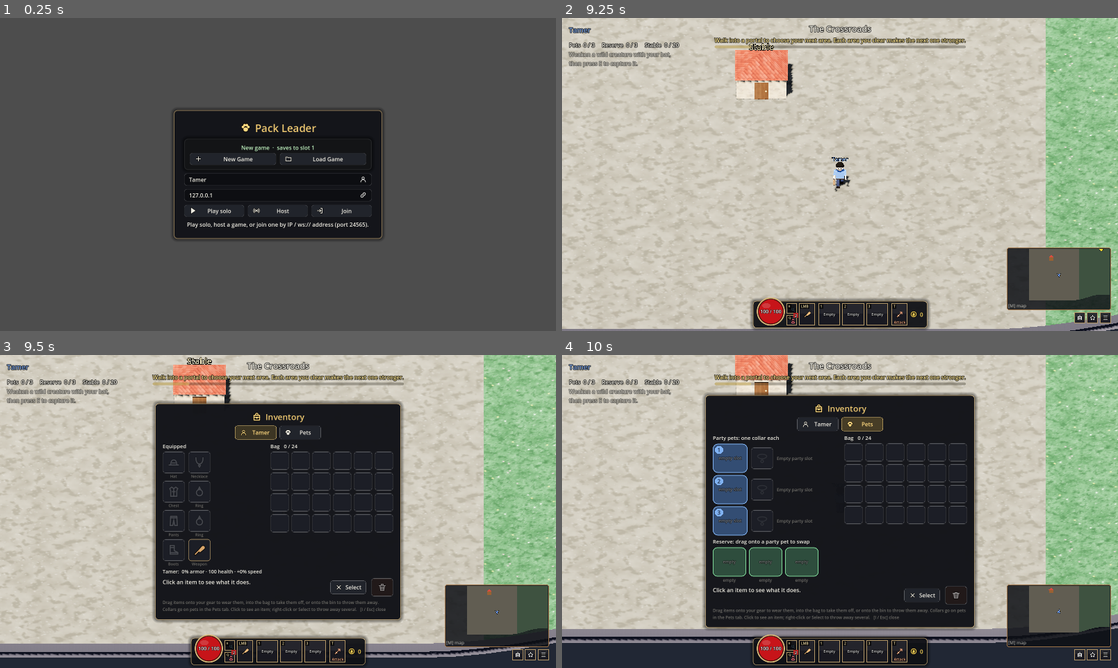
Above: before the commit, frames 1-4 (two rows, left to right).
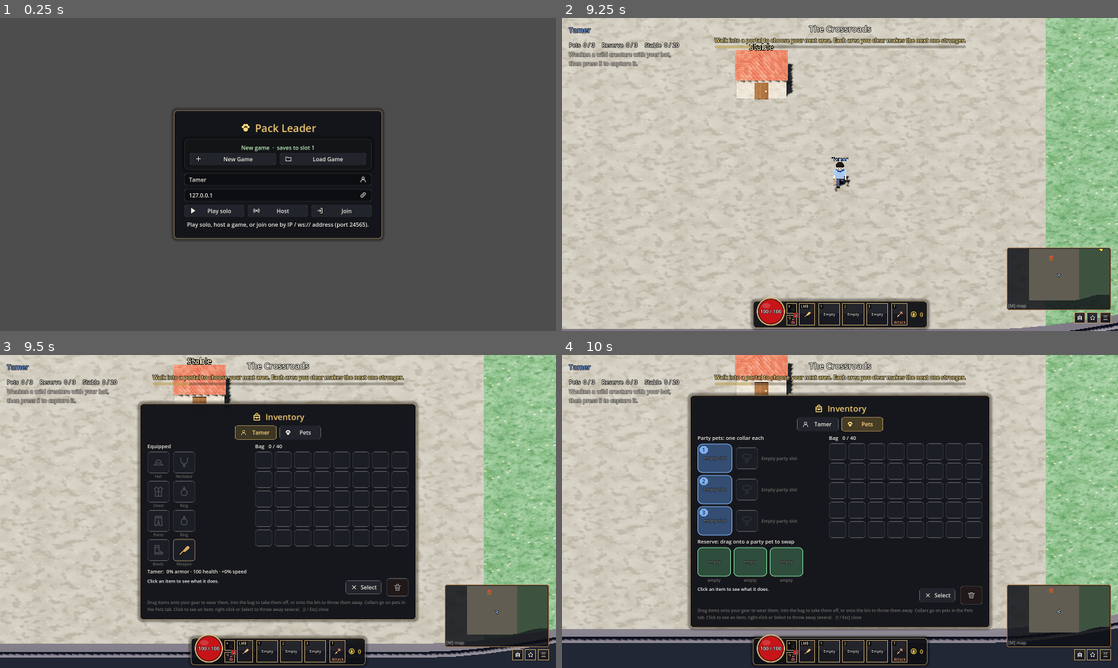
Above: after the commit, the same moments.

Repository: stealer999-design/Pack-Leader
Game: Godot game, scene res://scenes/main.tscn
Two runs of this game, one before a commit and one after it. Both use one fixed random seed, a clock stepped at 60 frames per second and the inputs below.
Inputs (mouse positions are in pixels of both pictures, inside the frame that each line leads up to):
- Up to frame 1 (0.25 s): no input
- Up to frame 2 (9.25 s): click "Load Game" at 0.5 s; click "Back" at 1.25 s; click "New Game" at 2 s; click "New Game" at 2.75 s; click "Play solo" at 3.5 s; tap E (capture) at 4.25, 5, 5.75, 7.25, 8 s; drag from (789, 309) to (895, 105) at 4.27 s; drag from (789, 321) to (812, 237) at 5.02 s; move the mouse to (806, 315) at 5.77 s; hold D (move_right) 5.78-6.5 s; hold E (capture) 5.78-6.5 s; tap Q (potion) at 5.85 s; click (806, 315) at 5.92 s; drag from (828, 315) to (673, 127) at 6.52 s; drag from (828, 312) to (867, 174) at 7.27 s; drag from (851, 315) to (756, 96) at 8.02 s; move the mouse to (851, 312) at 8.77 s; hold S (move_down) from 8.78 s (still down); tap Space (dash) at 8.85 s; click (851, 312) at 8.92 s; tap F (interact) at 9.05 s
- Up to frame 3 (9.5 s): keep holding S (move_down); tap I (inventory) at 9.4 s
- Up to frame 4 (10 s): release S (move_down) at 9.5 s; click "Pets" at 9.5 s

Frames 1-2 are identical in both runs. In frame 3, 7.1% of the frame differs, in the area x 24-76%, y 14-86%; in frame 4, 9.3%, in the area x 22-78%, y 12-88%.

Commit message:
Gear system stage 3: comparison, upgrade arrows, bigger bag, stash chest
Bag items better than what's worn (tamer or a pet's collar) get a green
arrow; selecting one shows each stat that would change, gains green and
losses red. The bag grows to 40 places. Every village and town square has a
stash chest (F) with 40 places, saved between runs.

Co-Authored-By: Claude Opus 5.5 <noreply@anthropic.com>
Claude-Session: https://claude.ai/code/session_01SHXn7uzAhXhqkDiK48VPSa

Diff:
--- a/scripts/hud.gd
+++ b/scripts/hud.gd
@@ -12,6 +12,7 @@
 var mini_map: MiniMap
 var bat_shop_panel: PanelContainer
 var breeder_window: BreederWindow
+var stash_window: StashWindow
 var pause_menu: PauseMenu
 var inventory_window: InventoryWindow
 ## The action bar along the bottom (health, potion, capture, bat, pets, buttons).
@@ -72,6 +73,10 @@
 	breeder_window.theme = shop_panel.theme
 	breeder_window.add_theme_stylebox_override("panel", shop_panel.get_theme_stylebox("panel"))
 	add_child(breeder_window)
+	stash_window = StashWindow.new()
+	stash_window.theme = shop_panel.theme
+	stash_window.add_theme_stylebox_override("panel", shop_panel.get_theme_stylebox("panel"))
+	add_child(stash_window)
 	inventory_window = InventoryWindow.new()
 	add_child(inventory_window)
 	_build_travel_window()
@@ -97,6 +102,7 @@
 	mini_map.player = player
 	breeder_window.player = player
 	inventory_window.bind(player)
+	stash_window.bind(player)
 	action_bar.player = player
 	name_label.text = player.display_name
 	name_label.modulate = player.color.lightened(0.3)
@@ -128,15 +134,20 @@
 	var near_breeder := _player.world.is_near_breeder(_player.global_position)
 	if breeder_window.visible and not near_breeder:
 		breeder_window.hide()
-	interact_label.visible = (near_stable or near_shop or near_bat_shop or near_breeder) and not is_window_open()
+	var near_stash := _player.world.is_near_stash(_player.global_position)
+	if stash_window.visible and not near_stash:
+		stash_window.hide()
+	interact_label.visible = (near_stable or near_shop or near_bat_shop or near_breeder or near_stash) and not is_window_open()
 	if near_stable:
 		interact_label.text = "[F]  Open stable"
 	elif near_shop:
 		interact_label.text = "[F]  Visit the lemonade stand"
 	elif near_bat_shop:
 		interact_label.text = "[F]  Visit the bat shop"
+	elif near_breeder:
+		interact_label.text = "[F]  Visit the breeder"
 	else:
-		interact_label.text = "[F]  Visit the breeder"
+		interact_label.text = "[F]  Open your stash"
 	if shop_panel.visible:
 		_update_shop()
 	if bat_shop_panel.visible:
@@ -315,7 +326,8 @@
 
 func is_window_open() -> bool:
 	return stable_panel.visible or shop_panel.visible or skill_window.visible or bat_shop_panel.visible \
-			or breeder_window.visible or pause_menu.visible or inventory_window.visible or travel_window.visible
+			or breeder_window.visible or pause_menu.visible or inventory_window.visible or travel_window.visible \
+			or stash_window.visible
 
 
 func close_windows() -> void:
@@ -324,6 +336,7 @@
 	skill_window.hide()
 	bat_shop_panel.hide()
 	breeder_window.hide()
+	stash_window.hide()
 	inventory_window.hide()
 	travel_window.hide()
 
@@ -369,6 +382,10 @@
 
 func open_breeder() -> void:
 	breeder_window.open()
+
+
+func open_stash() -> void:
+	stash_window.open()
 
 
 func open_bat_shop() -> void:
@@ -465,7 +482,7 @@
 	box.add_child(_bat_buy_button)
 	# Selling gear: the bag, click items to mark them, then sell.
 	var sell_title := Label.new()
-	sell_title.text = "Sell gear: click items in your bag to mark them   (Common 1, Fine 2, Superior 3, Legendary 5 coins)"
+	sell_title.text = "Sell gear: click items in your bag to mark them   (Normal 1, Magic 3, Rare 8 coins, +1 per 20 item levels)"
 	sell_title.add_theme_font_size_override("font_size", 14)
 	box.add_child(sell_title)
 	var grid := GridContainer.new()
@@ -477,7 +494,7 @@
 		var slot := InventoryWindow.ItemSlot.new()
 		slot.bag_index = i
 		slot.no_drag = true
-		slot.custom_minimum_size = Vector2(58, 58)
+		slot.custom_minimum_size = Vector2(50, 50)
 		slot.clicked.connect(func(s, _double: bool) -> void:
 			if s.item.is_empty():
 				return
--- a/scripts/inventory_window.gd
+++ b/scripts/inventory_window.gd
@@ -12,8 +12,8 @@
 ## the moving (Player.request_*).
 
 const EQUIP_SIZE := Vector2(64, 64)
-const BAG_SIZE := Vector2(54, 54)
-const BAG_COLUMNS := 6
+const BAG_SIZE := Vector2(50, 50)
+const BAG_COLUMNS := 8
 
 var player: Player
 
@@ -21,7 +21,8 @@
 var _bag_slots: Array[ItemSlot] = []
 var _armor: Label
 var _bag_title: Label
-var _details: Label
+var _details: RichTextLabel
+var _compare: RichTextLabel
 var _bin: ItemSlot
 var _discard_dialog: ConfirmationDialog
 var _discard_indices: Array[int] = []
@@ -194,11 +195,24 @@
 	var bottom := HBoxContainer.new()
 	bottom.add_theme_constant_override("separation", 14)
 	box.add_child(bottom)
-	_details = Label.new()
+	_details = RichTextLabel.new()
+	_details.bbcode_enabled = true
+	_details.fit_content = true
+	_details.scroll_active = false
 	_details.custom_minimum_size = Vector2(0, 54)
 	_details.autowrap_mode = TextServer.AUTOWRAP_WORD_SMART
 	_details.size_flags_horizontal = Control.SIZE_EXPAND_FILL
+	_details.add_theme_font_size_override("normal_font_size", 13)
 	bottom.add_child(_details)
+	# Beside it: how a bag item compares with what it would replace.
+	_compare = RichTextLabel.new()
+	_compare.bbcode_enabled = true
+	_compare.fit_content = true
+	_compare.scroll_active = false
+	_compare.autowrap_mode = TextServer.AUTOWRAP_WORD_SMART
+	_compare.size_flags_horizontal = Control.SIZE_EXPAND_FILL
+	_compare.add_theme_font_size_override("normal_font_size", 13)
+	bottom.add_child(_compare)
 	_select_button = _small_button("Select", "close", "Mark items to throw away together (or right-click an item)")
 	_select_button.toggle_mode = true
 	_select_button.toggled.connect(_set_selecting)
@@ -258,6 +272,7 @@
 	var used := 0
 	for item_slot in _bag_slots:
 		item_slot.item = player.bag[item_slot.bag_index] if item_slot.bag_index < player.bag.size() else {}
+		item_slot.upgrade = is_upgrade(item_slot.item)
 		if not item_slot.item.is_empty():
 			used += 1
 	_bag_title.text = "Bag   %d / %d" % [used, ItemDB.BAG_SIZE]
@@ -505,6 +520,7 @@
 
 
 func _update_details() -> void:
+	_compare.text = ""
 	if _selecting:
 		_details.text = "%d marked" % _marked.size()
 		return
@@ -515,13 +531,62 @@
 	if item.type == "bat":
 		_details.text = "%s\nHits for %d. Upgrade it at the Bat Shop in the village." % [item.name, roundi(item.damage)]
 		return
-	_details.text = ItemDB.describe(item)
-	if _selected.bag_index >= 0 and ItemDB.is_collar(item) and not _pets_column.visible:
-		_details.text += "\n(Open the Pets tab to put it on a pet.)"
-	elif _selected.bag_index >= 0:
-		var worn: Dictionary = player.equipment.get(ItemDB.default_slot(item), {})
-		if not worn.is_empty():
-			_details.text += "\n(wearing: %s, %s)" % [ItemDB.display_name(worn), ItemDB.effect(worn, ", ")]
+	_details.text = "[color=#%s]%s[/color]" % [ItemDB.rarity_color(item).to_html(false), ItemDB.describe(item)]
+	if _selected.bag_index >= 0:
+		var against := worn_to_compare(item)
+		if not against.is_empty():
+			_compare.text = compare_text(item, against.item, against.name)
+		if ItemDB.is_collar(item) and not _pets_column.visible:
+			_details.text += "\n(Open the Pets tab to put it on a pet.)"
+
+
+## What a bag item would replace, to compare it with: {item, name} (the worn
+## piece in its slot, the weaker ring, or the worst collar among the pets who
+## can wear it), or {} if nothing is worn there.
+func worn_to_compare(item: Dictionary) -> Dictionary:
+	if ItemDB.is_collar(item):
+		var worst := {}
+		for pet in player.world.get_pets(player.peer_id):
+			if ItemDB.fits_pet(item, pet.species) and (worst.is_empty()
+					or ItemDB.power(pet.collar) < ItemDB.power(worst.item)):
+				worst = {"item": pet.collar, "name": "%s's collar" % pet.title()}
+		return worst
+	var slot := ItemDB.default_slot(item)
+	var worn: Dictionary = player.equipment.get(slot, {})
+	if slot == "ring1":
+		var other: Dictionary = player.equipment.get("ring2", {})
+		if other.is_empty() or (not worn.is_empty() and ItemDB.power(other, _party_classes()) < ItemDB.power(worn, _party_classes())):
+			worn = other
+	return {"item": worn, "name": ItemDB.display_name(worn) if not worn.is_empty() else "nothing"}
+
+
+## "Compared with your Leather Jacket:" and a green or red line per stat that changes.
+static func compare_text(item: Dictionary, worn: Dictionary, worn_name: String) -> String:
+	var lines := ["[color=#9aa4b2]Instead of %s:[/color]" % worn_name]
+	var changes := ItemDB.compare(item, worn)
+	if changes.is_empty():
+		lines.append("[color=#9aa4b2]no change[/color]")
+	for change in changes:
+		lines.append("[color=%s]%s[/color]" % ["#6fdc7a" if change[1] > 0.0 else "#ff7a6e", change[0]])
+	return "\n".join(lines)
+
+
+## True if a bag item would be an upgrade for the tamer or one of the pets.
+func is_upgrade(item: Dictionary) -> bool:
+	if not ItemDB.is_item(item):
+		return false
+	var classes := _party_classes()
+	var against := worn_to_compare(item)
+	if against.is_empty():
+		return false
+	return ItemDB.power(item, classes) > ItemDB.power(against.item, classes) + 0.5
+
+
+func _party_classes() -> Array:
+	var out := []
+	for pet in player.world.get_pets(player.peer_id):
+		out.append(pet.species.pet_class())
+	return out
 
 
 func _heading(text: String) -> Label:
@@ -565,6 +630,12 @@
 		set(v):
 			if v != selected:
 				selected = v
+				queue_redraw()
+	## A green arrow in the corner: better than what's worn (see InventoryWindow.is_upgrade).
+	var upgrade := false:
+		set(v):
+			if v != upgrade:
+				upgrade = v
 				queue_redraw()
 
 	func _ready() -> void:
@@ -672,6 +743,10 @@
 					Color(0, 0, 0, 0.8))
 			draw_string(font, Vector2(5, size.y - 5), str(int(item.ilvl)), HORIZONTAL_ALIGNMENT_LEFT, -1, 12,
 					ItemDB.rarity_color(item))
+		if upgrade and not marked:  # better than what's worn: a green arrow, top right
+			var tip := Vector2(size.x - 9, 4)
+			draw_colored_polygon(PackedVector2Array([tip, tip + Vector2(6, 8), tip + Vector2(-6, 8)]), Color(0.45, 0.95, 0.5))
+			draw_rect(Rect2(tip + Vector2(-2.5, 8), Vector2(5, 6)), Color(0.45, 0.95, 0.5))
 		if marked:  # marked to throw away: red, with a cross in the corner
 			var mark := StyleBoxFlat.new()
 			mark.bg_color = Color(0.8, 0.15, 0.1, 0.3)
--- a/scripts/item_db.gd
+++ b/scripts/item_db.gd
@@ -19,7 +19,9 @@
 ## Items saved by older versions are converted by clean() (see _convert_v1).
 
 const VERSION := 2
-const BAG_SIZE := 24
+const BAG_SIZE := 40
+## Places in the stash chest in town (kept between runs, see Player.stash).
+const STASH_SIZE := 40
 const MAX_ILVL := 80
 ## Equipment slots, in display order.
 const SLOTS := ["weapon", "chest", "pants", "hat", "boots", "ring1", "ring2", "necklace"]
@@ -491,6 +493,103 @@
 	return "\n".join(lines)
 
 
+# --- Comparing items ---------------------------------------------------------------
+
+## Everything an item gives, as {key: amount}, for comparing two items of the
+## same slot. Tamer gear: its stats() keys, plus "cls:<class>:<stat>" for class
+## affixes. Collars: skill-tree stats for the pet wearing it (and "skills").
+static func summary(item: Dictionary) -> Dictionary:
+	if not is_item(item):
+		return {}
+	if is_collar(item):
+		var out := {}
+		for stat: String in item.base:
+			out[stat] = out.get(stat, 0) + int(item.base[stat])
+		for id: String in item.affixes:
+			var stat: String = PET_AFFIX_STAT.get(id, id.substr(4) if id.begins_with("cls_") else "")
+			if stat != "":
+				out[stat] = out.get(stat, 0) + int(item.affixes[id])
+		return out
+	var out := stats(item)
+	out.erase("pet_poison_resist")  # shown once, as "Tamer and pets"
+	for id: String in item.affixes:
+		if id.begins_with("cls_") and is_rolled(item):
+			out["cls:%s:%s" % [item["class"], id.substr(4)]] = int(item.affixes[id])
+	return out
+
+
+## Words for one summary() entry ("Pets: deal 7% more damage"); a negative
+## value reads "Lose: ..." with the amount lost.
+static func summary_text(key: String, value: int, collar: bool) -> String:
+	if value < 0:
+		return "Lose: " + _summary_words(key, -value, collar)
+	return _summary_words(key, value, collar)
+
+
+static func _summary_words(key: String, value: int, collar: bool) -> String:
+	if collar:
+		if key == "skills":
+			return "This pet: +%d to every skill rank" % value
+		if PET_TEXT.has(key):
+			return PET_TEXT[key] % ["This pet", value]
+		return "This pet: " + PetSkills.STAT_TEXT.get(key, key + " %d") % value
+	if key.begins_with("cls:"):
+		var bits := key.split(":")
+		var pets: String = PET_GEAR.get(bits[1], {}).get("pets", "pets")
+		if bits[2] == "skills":
+			return "Your %s: +%d to every skill rank" % [pets, value]
+		var words: String = PetSkills.STAT_TEXT.get(bits[2], bits[2] + " %d").replace("takes ", "take ")
+		return "Your %s: %s" % [pets, words % value]
+	if key.begins_with("pet_") and PET_TEXT.has(key.substr(4)):
+		return PET_TEXT[key.substr(4)] % ["Pets", value]
+	return TAMER_TEXT.get(key, key + " %d") % value
+
+
+## What changes if `new` replaces `old`: one line per stat that differs, as
+## [words, change] (change > 0 = better), biggest gains first.
+static func compare(new: Dictionary, old: Dictionary) -> Array:
+	var a := summary(new)
+	var b := summary(old)
+	var collar := is_collar(new)
+	var out := []
+	for key in a.keys() + b.keys().filter(func(k): return not a.has(k)):
+		var delta := int(a.get(key, 0)) - int(b.get(key, 0))
+		if delta != 0:
+			out.append([summary_text(key, delta, collar), delta * _weight(key, collar)])
+	out.sort_custom(func(x: Array, y: Array) -> bool: return x[1] > y[1])
+	return out
+
+
+## How good an item is, roughly, as one number (for the upgrade arrow).
+## `pet_classes`: the classes in the party (class affixes for others count little).
+static func power(item: Dictionary, pet_classes: Array = []) -> float:
+	var sum := 0.0
+	var collar := is_collar(item)
+	for key: String in summary(item):
+		var weight := _weight(key, collar)
+		if key.begins_with("cls:") and not key.split(":")[1] in pet_classes:
+			weight *= 0.1
+		sum += weight * float(summary(item)[key])
+	return sum
+
+
+const _WEIGHTS := {
+	"armor": 1.5, "health": 0.12, "speed": 0.8, "poison_resist": 0.3, "magic_find": 0.25, "coin_find": 0.1,
+	"pet_damage": 1.0, "pet_health": 0.8, "pet_cooldown": 1.2, "pet_life_hit": 3.0,
+	"damage": 1.0, "cooldown": 1.2, "life_hit": 3.0, "skills": 12.0,
+}
+
+
+static func _weight(key: String, collar := false) -> float:
+	if collar and key == "health":
+		return 0.8  # a pet's health, in percent
+	if key.begins_with("cls:"):
+		return 12.0 if key.ends_with(":skills") else 0.8
+	if _WEIGHTS.has(key):
+		return _WEIGHTS[key]
+	return 0.8  # a class collar's skill-tree stats
+
+
 # --- Saves and the network ------------------------------------------------------------
 
 ## An item from a save or a client, made safe: a known base, sensible numbers,
--- a/scripts/level_generator.gd
+++ b/scripts/level_generator.gd
@@ -377,6 +377,8 @@
 		"stable_point": Vector3(plaza.end.x - 5.0, 0.0, plaza.end.y - 4.5),
 		# Against the screen-right side of the square, facing into it, with its hay pen.
 		"breeder_point": Vector3(plaza.get_center().x + 1.0, 0.0, plaza.position.y + 3.0),
+		# The stash chest: in the middle of the square, clear of the stalls.
+		"stash_point": Vector3(plaza.get_center().x, 0.0, plaza.get_center().y + 5.0),
 		"houses": [
 			{"pos": Vector3(plaza.position.x + 5.0, 0.0, plaza.position.y + 5.0), "size": Vector3(6.0, 3.2, 5.0)},
 			{"pos": Vector3(plaza.position.x + 5.0, 0.0, plaza.end.y - 5.0), "size": Vector3(6.0, 3.6, 5.0)},
@@ -642,6 +644,7 @@
 	v.bat_shop_point = Vector3(plaza.position.x + 4.0, 0.0, plaza.get_center().y)
 	v.stable_point = Vector3(plaza.end.x - 5.0, 0.0, plaza.end.y - 4.5)
 	v.breeder_point = Vector3(plaza.get_center().x + 1.0, 0.0, plaza.position.y + 3.0)
+	v.stash_point = Vector3(plaza.get_center().x - 5.0, 0.0, plaza.get_center().y + 6.0)  # clear of the lemonade stand
 	v.houses = [
 		{"pos": Vector3(plaza.position.x + 5.0, 0.0, plaza.position.y + 5.0), "size": Vector3(6.0, 3.2, 5.0)},
 		{"pos": Vector3(plaza.position.x + 5.0, 0.0, plaza.end.y - 5.0), "size": Vector3(6.0, 3.6, 5.0)},
--- a/scripts/player.gd
+++ b/scripts/player.gd
@@ -111,6 +111,9 @@
 ## place. A dead pet's data has "dead": true. Server-authoritative, mirrored
 ## to the owner along with the stable.
 var reserve: Array[Dictionary] = []
+## Items kept in the stash chest in town (ItemDB.STASH_SIZE places, {} = empty):
+## saved, and reached only at a stash chest (request_stash_move).
+var stash: Array[Dictionary] = []
 ## Server: levels in a row this tamer has found no Rare item (bad-luck
 ## protection: from 3, the next boss or Champion drops one; see World.roll_loot).
 var rare_drought := 0
@@ -171,6 +174,8 @@
 		reserve.append({})
 	for i in ItemDB.BAG_SIZE:
 		bag.append({})
+	for i in ItemDB.STASH_SIZE:
+		stash.append({})
 	for slot in ItemDB.SLOTS:
 		equipment[slot] = {}
 	_material.albedo_color = color
@@ -266,6 +271,8 @@
 			world.hud.open_bat_shop()
 		elif world.is_near_breeder(global_position):
 			world.hud.open_breeder()
+		elif world.is_near_stash(global_position):
+			world.hud.open_stash()
 	if world.hud.is_window_open():
 		return  # mouse is busy with the stable or shop window
 
@@ -798,6 +805,10 @@
 	if saved_bag is Array:
 		for i in mini(saved_bag.size(), bag.size()):
 			bag[i] = ItemDB.clean(saved_bag[i])
+	var saved_stash = data.get("stash", [])
+	if saved_stash is Array:
+		for i in mini(saved_stash.size(), stash.size()):
+			stash[i] = ItemDB.clean(saved_stash[i])
 	var saved_gear = data.get("equipment", {})
 	if saved_gear is Dictionary:
 		for slot in ItemDB.SLOTS:
@@ -1501,16 +1512,40 @@
 
 
 func _push_inventory() -> void:
-	_sync_inventory.rpc_id(peer_id, bag, equipment)
-
-
-@rpc("any_peer", "call_local", "reliable")
-func _sync_inventory(new_bag: Array, new_equipment: Dictionary) -> void:
+	_sync_inventory.rpc_id(peer_id, bag, equipment, stash)
+
+
+## Moves an item between the bag and the stash (at a stash chest): place
+## `index` of `from_kind` ("bag" or "stash") to the first empty place of the other.
+@rpc("any_peer", "call_local", "reliable")
+func request_stash_move(from_kind: String, index: int) -> void:
+	if not _sent_by_owner() or not world.is_near_stash(global_position):
+		return
+	var from: Array[Dictionary] = bag if from_kind == "bag" else stash
+	var to: Array[Dictionary] = stash if from_kind == "bag" else bag
+	if index < 0 or index >= from.size() or from[index].is_empty():
+		return
+	var free := -1
+	for i in to.size():
+		if to[i].is_empty():
+			free = i
+			break
+	if free < 0:
+		notify("The %s is full" % ("stash" if from_kind == "bag" else "bag"), "warn")
+		return
+	to[free] = from[index]
+	from[index] = {}
+	_push_inventory()
+
+
+@rpc("any_peer", "call_local", "reliable")
+func _sync_inventory(new_bag: Array, new_equipment: Dictionary, new_stash: Array) -> void:
 	if not _sent_by_server():
 		return
 	if not multiplayer.is_server():  # the server already holds the real ones
 		bag.assign(new_bag)
 		equipment = new_equipment
+		stash.assign(new_stash)
 	inventory_changed.emit()
 
 
--- a/scripts/save_game.gd
+++ b/scripts/save_game.gd
@@ -191,6 +191,7 @@
 		"bat": _player.bat_tier,
 		"bag": _player.bag.duplicate(true),
 		"equipment": _player.equipment.duplicate(true),
+		"stash": _player.stash.duplicate(true),
 		"party": party,
 		"stable": _player.stable.duplicate(true),
 		"reserve": _player.reserve.duplicate(true),
--- /dev/null
+++ b/scripts/stash_window.gd
@@ -0,0 +1,105 @@
+class_name StashWindow
+extends PanelContainer
+## The stash chest in town (F): ItemDB.STASH_SIZE places for gear kept between
+## runs, beside the bag. Click an item to move it across (stash to bag or bag
+## to stash); the server does the moving (Player.request_stash_move).
+
+const SLOT_SIZE := Vector2(46, 46)
+const COLUMNS := 8
+
+var player: Player
+var _stash_slots: Array = []
+var _bag_slots: Array = []
+var _stash_title: Label
+var _bag_title: Label
+var _details: Label
+
+
+func _init() -> void:
+	visible = false
+	set_anchors_preset(Control.PRESET_CENTER)
+	grow_horizontal = Control.GROW_DIRECTION_BOTH
+	grow_vertical = Control.GROW_DIRECTION_BOTH
+	var margin := MarginContainer.new()
+	for side in ["left", "right", "top", "bottom"]:
+		margin.add_theme_constant_override("margin_" + side, 16)
+	add_child(margin)
+	var box := VBoxContainer.new()
+	box.add_theme_constant_override("separation", 8)
+	margin.add_child(box)
+	var title := Label.new()
+	title.text = "Stash"
+	title.horizontal_alignment = HORIZONTAL_ALIGNMENT_CENTER
+	title.add_theme_font_size_override("font_size", 24)
+	title.modulate = UiTheme.ACCENT
+	box.add_child(title)
+	UiIcons.title(title, "bag")
+	var columns := HBoxContainer.new()
+	columns.add_theme_constant_override("separation", 24)
+	box.add_child(columns)
+	_stash_title = Label.new()
+	_bag_title = Label.new()
+	_stash_slots = _grid(columns, _stash_title, ItemDB.STASH_SIZE, "stash")
+	_bag_slots = _grid(columns, _bag_title, ItemDB.BAG_SIZE, "bag")
+	_details = Label.new()
+	_details.custom_minimum_size = Vector2(0, 40)
+	_details.autowrap_mode = TextServer.AUTOWRAP_WORD_SMART
+	_details.add_theme_font_size_override("font_size", 13)
+	box.add_child(_details)
+	var hint := Label.new()
+	hint.text = "Click an item to move it between the stash and your bag. The stash keeps your gear between runs.   [F / Esc] close"
+	hint.add_theme_font_size_override("font_size", 12)
+	hint.modulate = UiTheme.TEXT_DIM
+	box.add_child(hint)
+
+
+func _grid(parent: Control, heading: Label, count: int, kind: String) -> Array:
+	var column := VBoxContainer.new()
+	parent.add_child(column)
+	heading.add_theme_font_size_override("font_size", 15)
+	column.add_child(heading)
+	var grid := GridContainer.new()
+	grid.columns = COLUMNS
+	grid.add_theme_constant_override("h_separation", 5)
+	grid.add_theme_constant_override("v_separation", 5)
+	column.add_child(grid)
+	var out := []
+	for i in count:
+		var slot := InventoryWindow.ItemSlot.new()
+		slot.bag_index = i
+		slot.no_drag = true
+		slot.custom_minimum_size = SLOT_SIZE
+		slot.clicked.connect(func(s, _double: bool) -> void:
+			if s.item.is_empty():
+				return
+			player.request_stash_move.rpc_id(1, kind, s.bag_index))
+		slot.mouse_entered.connect(func() -> void:
+			_details.text = ItemDB.describe(slot.item) if not slot.item.is_empty() else "")
+		grid.add_child(slot)
+		out.append(slot)
+	return out
+
+
+func bind(new_player: Player) -> void:
+	player = new_player
+	player.inventory_changed.connect(refresh)
+
+
+func open() -> void:
+	show()
+	refresh()
+
+
+func refresh() -> void:
+	if player == null or not visible:
+		return
+	var used := 0
+	for slot in _stash_slots:
+		slot.item = player.stash[slot.bag_index] if slot.bag_index < player.stash.size() else {}
+		used += 0 if slot.item.is_empty() else 1
+	_stash_title.text = "Stash   %d / %d" % [used, ItemDB.STASH_SIZE]
+	used = 0
+	for slot in _bag_slots:
+		slot.item = player.bag[slot.bag_index] if slot.bag_index < player.bag.size() else {}
+		used += 0 if slot.item.is_empty() else 1
+	_bag_title.text = "Bag   %d / %d" % [used, ItemDB.BAG_SIZE]
--- a/scripts/world.gd
+++ b/scripts/world.gd
@@ -394,6 +394,16 @@
 
 func shop_position() -> Vector3:
 	return level_root.to_global(layout.shop_point) if not layout.is_empty() else Vector3.INF
+
+
+## The stash chest in the village or town (see Player.stash).
+func stash_position() -> Vector3:
+	return level_root.to_global(layout.village.frame * layout.village.stash_point) \
+			if not layout.is_empty() and layout.has("village") else Vector3.INF
+
+
+func is_near_stash(point: Vector3) -> bool:
+	return _flat_distance(point, stash_position()) <= shop_range
 
 
 func breeder_position() -> Vector3:
@@ -1426,6 +1436,7 @@
 	heart.modulate = Color(1.0, 0.5, 0.65)
 	heart.position = Vector3(0.0, 1.4, 0.0)
 	pen.add_child(heart)
+	_build_stash_chest(v.stash_point)
 
 	var sign := Label3D.new()
 	sign.text = "Village"
@@ -1606,6 +1617,52 @@
 	return stall
 
 
+## The stash: a big iron-bound wooden chest on the square, its lid open a crack
+## with a warm glow inside, and a sign. F opens it (HUD.open_stash).
+func _build_stash_chest(point: Vector3) -> void:
+	var chest := Node3D.new()
+	chest.name = "Stash"
+	level_root.add_child(chest)
+	chest.position = point
+	chest.rotation.y = -PI / 2.0  # facing into the square
+	var body := StaticBody3D.new()
+	var shape := CollisionShape3D.new()
+	var box := BoxShape3D.new()
+	box.size = Vector3(1.9, 1.2, 1.2)
+	shape.shape = box
+	shape.position = Vector3(0.0, 0.6, 0.0)
+	body.add_child(shape)
+	chest.add_child(body)
+	var wood := BuildingTextures.door()
+	var iron := _material(Color(0.25, 0.25, 0.28))
+	var gold := _material(Color(0.95, 0.78, 0.35))
+	_add_mesh(chest, Vector3(0.0, 0.42, 0.0), Vector3(1.8, 0.84, 1.1), wood)
+	var lid := Node3D.new()
+	lid.position = Vector3(0.0, 0.84, 0.55)
+	lid.rotation.x = 0.35  # open a crack
+	chest.add_child(lid)
+	_add_mesh(lid, Vector3(0.0, 0.12, -0.55), Vector3(1.84, 0.24, 1.14), wood)
+	for x in [-0.7, 0.0, 0.7]:  # iron bands
+		_add_mesh(chest, Vector3(x, 0.42, 0.0), Vector3(0.1, 0.86, 1.14), iron)
+		_add_mesh(lid, Vector3(x, 0.12, -0.55), Vector3(0.1, 0.26, 1.18), iron)
+	_add_mesh(chest, Vector3(0.0, 0.62, -0.57), Vector3(0.24, 0.3, 0.06), gold)  # the lock
+	var glow := OmniLight3D.new()
+	glow.light_color = Color(1.0, 0.8, 0.45)
+	glow.light_energy = 0.8
+	glow.omni_range = 2.5
+	glow.position = Vector3(0.0, 1.0, 0.0)
+	chest.add_child(glow)
+	var sign := Label3D.new()
+	sign.text = "Stash"
+	sign.billboard = BaseMaterial3D.BILLBOARD_ENABLED
+	sign.pixel_size = 0.01
+	sign.font_size = 40
+	sign.outline_size = 10
+	sign.modulate = Color(1.0, 0.85, 0.5)
+	sign.position = Vector3(0.0, 1.9, 0.0)
+	chest.add_child(sign)
+
+
 func _add_mesh(parent: Node3D, pos: Vector3, size: Vector3, mat: Material) -> MeshInstance3D:
 	var mesh := MeshInstance3D.new()
 	var box := BoxMesh.new()
Not shown, added: scripts/stash_window.gd.uid
